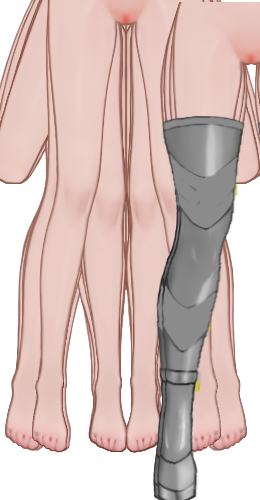
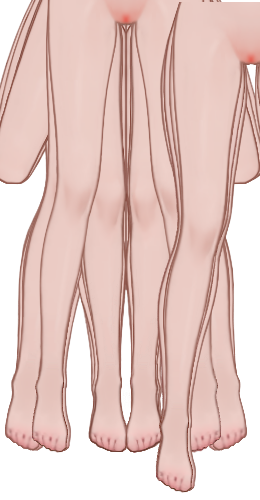
Comparing the layer stacks of the two 260×500 images. Changes:
removed layer "StrictPonyBoots_Large_StrapsLower 副本 2" over [160, 151, 239, 354]
removed layer "StrictPonyBoots_Large_Straps 副本 2" over [159, 115, 260, 333]
removed layer "StrictPonyBoots_Large_ShineBoots 副本 2" over [157, 375, 198, 500]
removed layer "StrictPonyBoots_Large_Shine 副本 2" over [157, 116, 260, 500]
removed layer "StrictPonyBoots_Large_OutlineBoots 副本 2" over [156, 367, 199, 500]
removed layer "StrictPonyBoots_Large_Outline 副本 2" over [156, 114, 260, 500]
removed layer "StrictPonyBoots_Large_LocksBoots 副本 2" over [193, 374, 202, 395]
removed layer "StrictPonyBoots_Large_Locks 副本 2" over [193, 181, 239, 395]
removed layer "StrictPonyBoots_Large_Hooves 副本 2" over [156, 479, 198, 500]
removed layer "StrictPonyBoots_Large_Cuffs 副本 2" over [164, 366, 199, 390]
removed layer "StrictPonyBoots_Large_BaseBoots 副本 2" over [156, 374, 199, 500]
removed layer "StrictPonyBoots_Large_Base 副本 2" over [156, 114, 260, 500]
removed layer "StrictPonyBoots_Large_StrapsLower 副本" over [155, 150, 237, 354]
removed layer "StrictPonyBoots_Large_Straps 副本" over [154, 114, 260, 333]
removed layer "StrictPonyBoots_Large_ShineBoots 副本" over [153, 375, 194, 500]
removed layer "StrictPonyBoots_Large_Shine 副本" over [153, 116, 260, 500]
removed layer "StrictPonyBoots_Large_OutlineBoots 副本" over [152, 366, 196, 500]
removed layer "StrictPonyBoots_Large_Outline 副本" over [152, 114, 260, 500]
removed layer "StrictPonyBoots_Large_LocksBoots 副本" over [190, 374, 200, 395]
removed layer "StrictPonyBoots_Large_Locks 副本" over [190, 181, 235, 395]
removed layer "StrictPonyBoots_Large_Hooves 副本" over [152, 479, 195, 500]
removed layer "StrictPonyBoots_Large_Cuffs 副本" over [159, 363, 194, 390]
removed layer "StrictPonyBoots_Large_BaseBoots 副本" over [152, 374, 196, 500]
removed layer "StrictPonyBoots_Large_Base 副本" over [152, 114, 260, 500]
